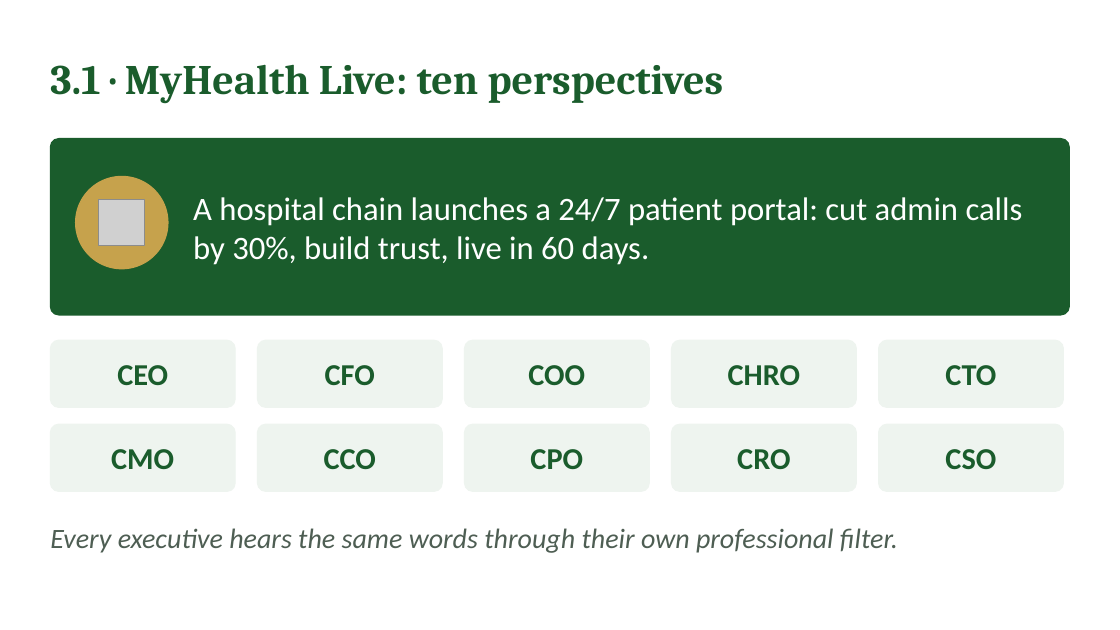
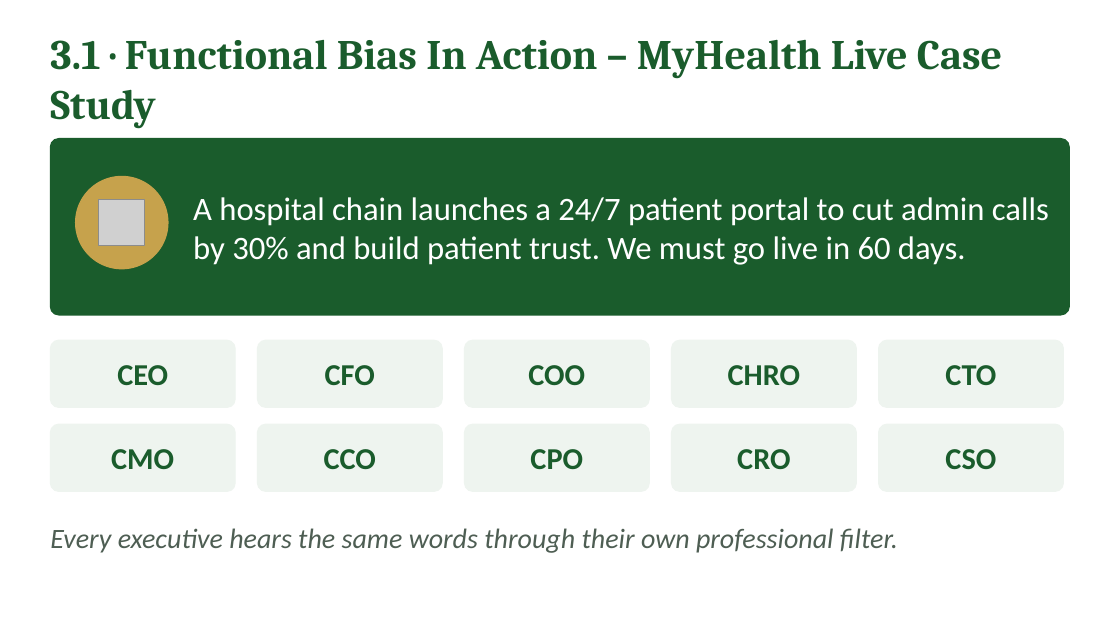
Before and after one commit to IBSL26/ibsl-platform, a slide deck: slide 17 of Unit decks/Unit 01 - Behavioural Strategy Fundamentals.pptx (slide 18 before the commit). Drawn at 1120x630 pixels with LibreOffice and Linux fonts; fonts in the diff are those of the drawing; grey boxes stand for pictures. Boxes give left, top, right and bottom in pixels: in the first picture for what was removed or moved away, otherwise in the second. Text is boxed around its words. In the diff, an @@ line names an element or a change of style, - is before the commit and + after.

Commit message:
Unit 1: participant text reframed, deck final

```diff
--- a/Unit decks/Unit 01 - Behavioural Strategy Fundamentals.pptx
+++ b/Unit decks/Unit 01 - Behavioural Strategy Fundamentals.pptx
@@ text at (50,39,1002,129): text changed @@
-3.1 · MyHealth Live: ten perspectives
+3.1 · Functional Bias In Action – MyHealth Live Case Study
@@ text at (193,197,1049,265): text changed @@
-A hospital chain launches a 24/7 patient portal: cut admin calls by 30%, build trust, live in 60 days.
+A hospital chain launches a 24/7 patient portal to cut admin calls by 30% and build patient trust. We must go live in 60 days.
```
Also in this commit, not shown: 25 other slides changed, 9 slides added, 11 slides removed, 3 other files.
